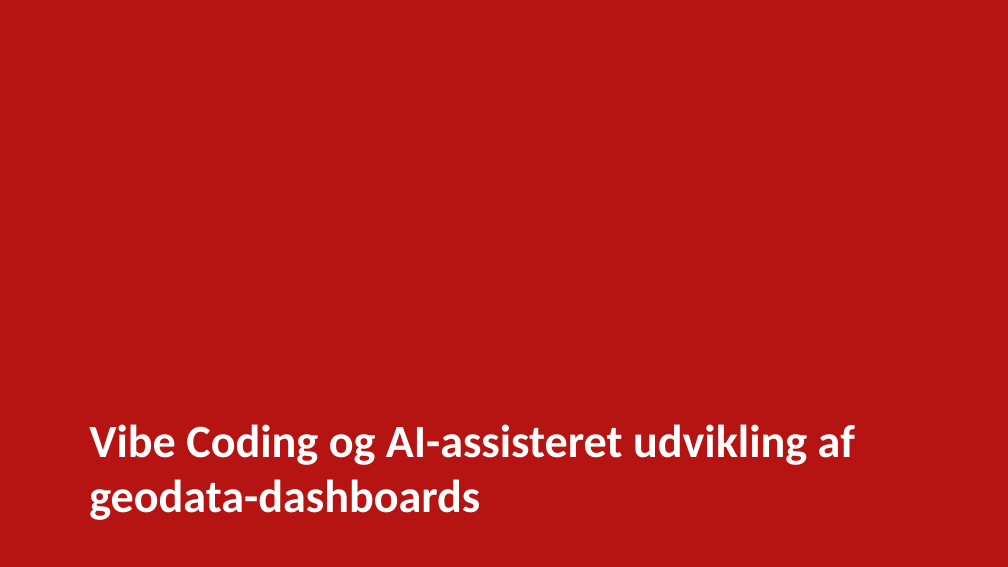
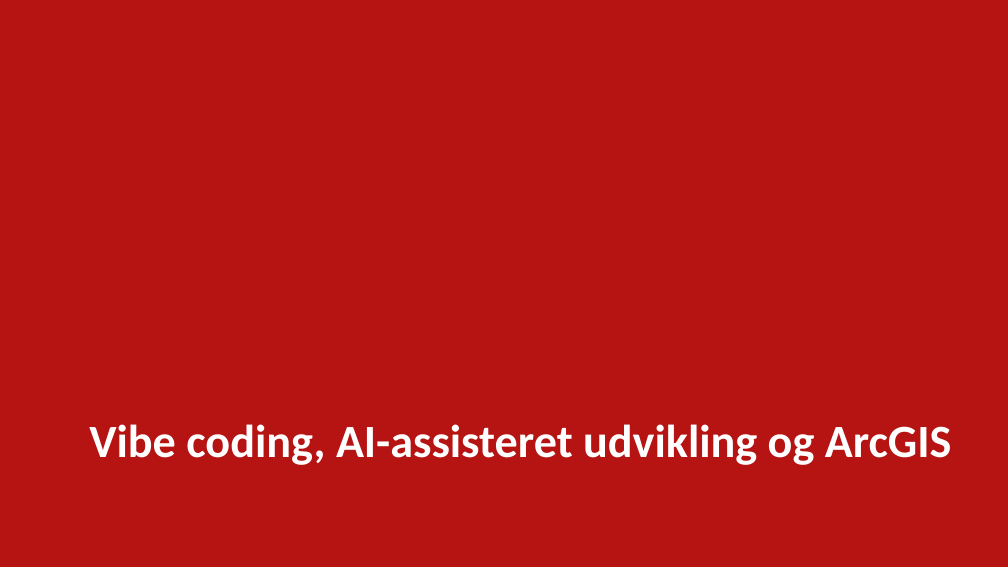
Before and after one commit to steenhulthin/DEK26_Vibe-coding-AI-assisteret-udvikling-og-ArcGIS, a slide deck: slide 1 of Vibe coding og AI-assisteret udvikling af geodata-dashboards - Steen Hulthin Rasmussen - SSI - 14.11.2025.pptx. Drawn at 1008x567 pixels with LibreOffice and Linux fonts; fonts in the diff are those of the drawing; background and template pictures are left out. Boxes give left, top, right and bottom in pixels: in the first picture for what was removed or moved away, otherwise in the second. Text is boxed around its words. In the diff, an @@ line names an element or a change of style, - is before the commit and + after.

```diff
--- a/Vibe coding og AI-assisteret udvikling af geodata-dashboards - Steen Hulthin Rasmussen - SSI - 14.11.2025.pptx
+++ b/Vibe coding og AI-assisteret udvikling af geodata-dashboards - Steen Hulthin Rasmussen - SSI - 14.11.2025.pptx
@@ title at (89,424,952,465): text changed @@
-Vibe Coding og AI-assisteret udvikling af geodata-dashboards
+Vibe coding, AI-assisteret udvikling og ArcGIS
```
Also in this commit, not shown: 3 other slides changed, 5 slides added, 5 slides removed, 3 other files.
